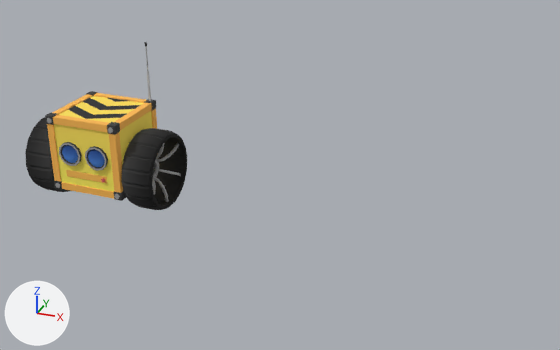
One commit to the Blender file Blender/robots.blend: the scene before it, then after it.
Before and after are seen from a 50 mm lens placed at (11.45, -16.43, 9.66), pointed at (5.04, 0.08, 1.39). Every picture has the same lights, and +X, +Y and +Z are marked at lower left. The older version comes first.

The older version as bpy lines, for what is in view:
```python
me_cube = bpy.data.meshes.new('Cube')
me_cube.from_pydata(...)  # 556 vertices, 376 faces; spans x -1.4..1.4, y -1.1..1.06, z -0.54..3.18
me_cube.materials.append(mat_material)  # picture img_robot_png
me_cylinder = bpy.data.meshes.new('Cylinder')
me_cylinder.from_pydata(...)  # 420 vertices, 408 faces; spans x -0.43..0.43, y -1.08..1.08, z -1.07..1.07
me_cylinder.polygons.foreach_set('use_smooth', [True] * 408)
me_cylinder.materials.append(mat_material)  # picture img_robot_png
me_cylinder_002 = bpy.data.meshes.new('Cylinder.002')
me_cylinder_002.from_pydata(...)  # 420 vertices, 408 faces; spans x -0.43..0.43, y -1.08..1.08, z -1.07..1.07
me_cylinder_002.polygons.foreach_set('use_smooth', [True] * 408)
me_cylinder_002.materials.append(mat_material)  # picture img_robot_png
ob_cube = bpy.data.objects.new('Cube', me_cube)
ob_cube.parent = ob_robotlevel1
ob_cube.location = (0.0, 0.0, 1.0)
ob_cylinder = bpy.data.objects.new('Cylinder', me_cylinder)
ob_cylinder.parent = ob_robotlevel1
ob_cylinder.location = (-1.5, 0.0, 1.0)
_m = ob_cylinder.modifiers.new('EdgeSplit', 'EDGE_SPLIT')
_m.split_angle = 0.433
_m.use_edge_angle = False
ob_cylinder_001 = bpy.data.objects.new('Cylinder.001', me_cylinder_002)
ob_cylinder_001.parent = ob_robotlevel1
ob_cylinder_001.location = (1.5, 0.0, 1.0)
ob_cylinder_001.rotation_euler = (0.0, 0.0, 3.142)  # degrees (0, 0, 180)
_m = ob_cylinder_001.modifiers.new('EdgeSplit', 'EDGE_SPLIT')
_m.split_angle = 0.433
_m.use_edge_angle = False
```
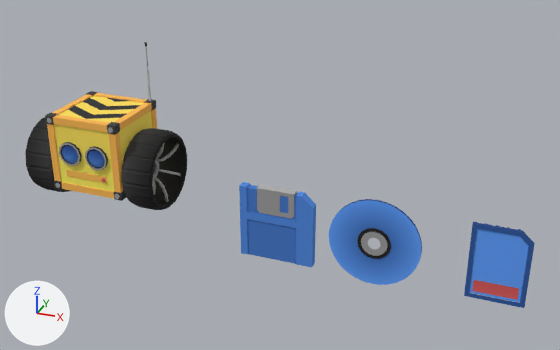
What differs and where, as boxes [x1, y1, x2, y2] in the pictures (560 x 350 px):
'Cylinder.002', added (blue)
    after: [329, 199, 422, 285]
'FloppyDisk', added (blue)
    after: [239, 182, 316, 267]
'SdCard', added (blue)
    after: [464, 222, 535, 308]

The change, as a list of edits to the scene's bpy script:
```text
Add me_sdcard:
    me_sdcard.from_pydata(...)  # 80 vertices, 63 faces; spans x -0.71..0.71, y -0.01..0.13, z -1.0..1.0
    me_sdcard.materials.append(mat_material)  # picture img_robot_png
Add me_cylinder_001:
    me_cylinder_001.from_pydata(...)  # 288 vertices, 288 faces; spans x -1.18..1.18, y -0.04..0.04, z -1.18..1.18
    me_cylinder_001.materials.append(mat_material)  # picture img_robot_png
Add me_floppydisk:
    me_floppydisk.from_pydata(...)  # 118 vertices, 100 faces; spans x -1.0..1.0, y -0.11..0.16, z -1.0..1.01
    me_floppydisk.materials.append(mat_material)  # picture img_robot_png
Add ob_sdcard:
    ob_sdcard = bpy.data.objects.new('SdCard', me_sdcard)
    ob_sdcard.location = (10.58, 0.0, 0.0)
Add ob_cylinder_002:
    ob_cylinder_002 = bpy.data.objects.new('Cylinder.002', me_cylinder_001)
    ob_cylinder_002.location = (7.58, 0.0, 0.0)
Add ob_floppydisk:
    ob_floppydisk = bpy.data.objects.new('FloppyDisk', me_floppydisk)
    ob_floppydisk.location = (5.0, 0.0, 0.0)
```
